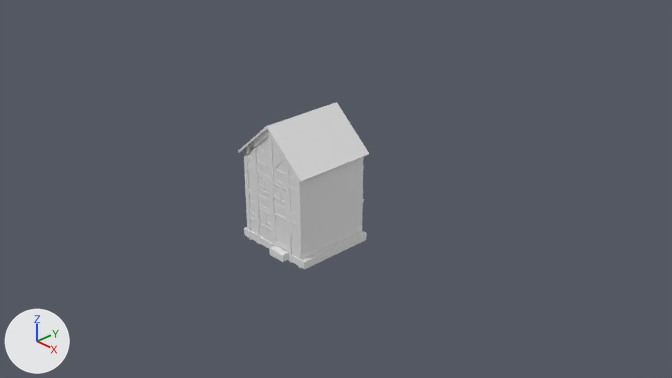
Two versions of the Blender file village/village.blend, one commit apart.
The view is the same before and after, from the file's camera 'Camera'. Every picture has the same lights, and +X, +Y and +Z are marked at lower left.

Names of what the first picture shows: 'house1-base'.
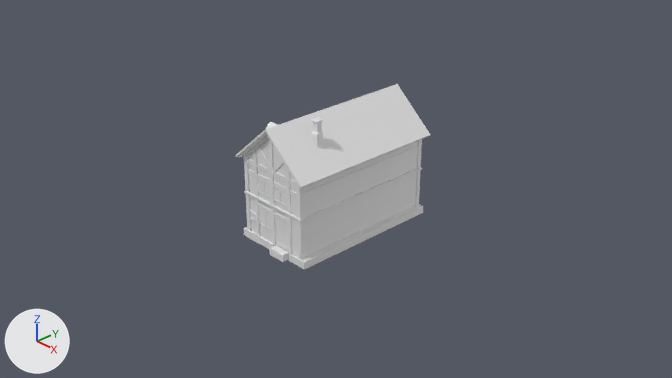
Pixel boxes (x1, y1, x2, y2) of what changed, in the pictures (672 x 378 px; the box of a moved part takes in the faces that stretch with it):
'house1-base', reshaped (49% wider, 11% taller): before (238, 102, 369, 269); after (235, 84, 431, 269)
'chimney', added: after (311, 117, 323, 147)
part 1 of me_cube, added: after (248, 146, 418, 197)
part 2 of me_cube, moved or reshaped: before (289, 231, 367, 269); after (289, 204, 423, 269)
part 3 of me_cube, moved or reshaped: before (257, 144, 269, 167); after (257, 147, 269, 169)
part 4 of me_cube, added: after (415, 139, 422, 206)
part 5 of me_cube, rebuilt (49% wider, 30% taller): before (238, 102, 369, 182); after (235, 84, 431, 188)
part 6 of me_cube, rebuilt: before (254, 130, 364, 184); after (243, 136, 269, 160)
part 7 of me_cube, rebuilt: before (249, 190, 297, 219); after (244, 167, 422, 222)
part 8 of me_cube, moved or reshaped: before (243, 135, 364, 268); after (237, 132, 418, 268)

What changed in the scene script:
```text
Change me_cube:
    used by ob_house1_base; location = (0.0, 0.0, 0.0)
    remove me_cube.from_pydata(...)  # 212 vertices, 162 faces; spans x -0.55..0.55, y -1.07..0.02, z -0.56..1.05
    add me_cube.from_pydata(...)  # 268 vertices, 204 faces; spans x -0.57..0.57, y -1.07..1.07, z -0.56..1.02
    me_cube part 1: a new loose piece, a box spanning x -0.48..0.48, y -0.985..0.985, z 0.317..0.372, in mat_material (white #e7e7e7)
    me_cube part 2: the loose piece of 8 vertices spanning x 0.29..0.55, y -0.99..-0.01, z -0.54..-0.45 is scaled about its middle by (1, 2.03, 1), then moved by (0.0, 0.5, 0.0)
    me_cube part 3: the loose piece of 8 vertices spanning x -0.26..0.01, y -0.99..-0.02, z 0.51..0.79 is scaled about its middle by (1, 2.03, 1), then moved by (0.0, 0.5, -0.04)
    me_cube part 4: a new loose piece, a box spanning x 0.427..0.485, y 0.935..0.989, z -0.559..0.525, in mat_material (white #e7e7e7)
    me_cube part 5: the loose piece of 20 vertices spanning x -0.55..0.55, y -1.03..0.02, z 0.55..1.05 is rebuilt with 12 vertices and now spans x -0.57..0.57, y -1.04..1.04, z 0.5..1.02
    me_cube part 6: the loose piece of 20 vertices spanning x -0.49..0.49, y -1.0..-0.01, z 0.51..1.02 is rebuilt with 12 vertices and now spans x -0.49..0.49, y -1.0..1.0, z 0.47..0.97
    me_cube part 7: the loose piece of 8 vertices spanning x -0.46..0.47, y -0.98..0.0, z 0.05..0.11 is rebuilt with 16 vertices and now spans x -0.5..0.5, y -1.0..1.0, z 0.02..0.07
    me_cube part 8: 95 vertices removed from x -0.49..0.49, y -1.0..0.0, z -0.56..0.94; 87 vertices added at x -0.56..0.56, y -1.03..1.03, z -0.56..0.99
Add me_cube_003:
    me_cube_003.from_pydata(...)  # 24 vertices, 22 faces; spans x -17.62..-15.76, y -10.7..-8.87, z -1.88..6.01
Add ob_chimney:
    ob_chimney = bpy.data.objects.new('chimney', me_cube_003)
    ob_chimney.location = (1.137, 0.0, 0.741)
    ob_chimney.scale = (0.0527, 0.0527, 0.0527)
```
